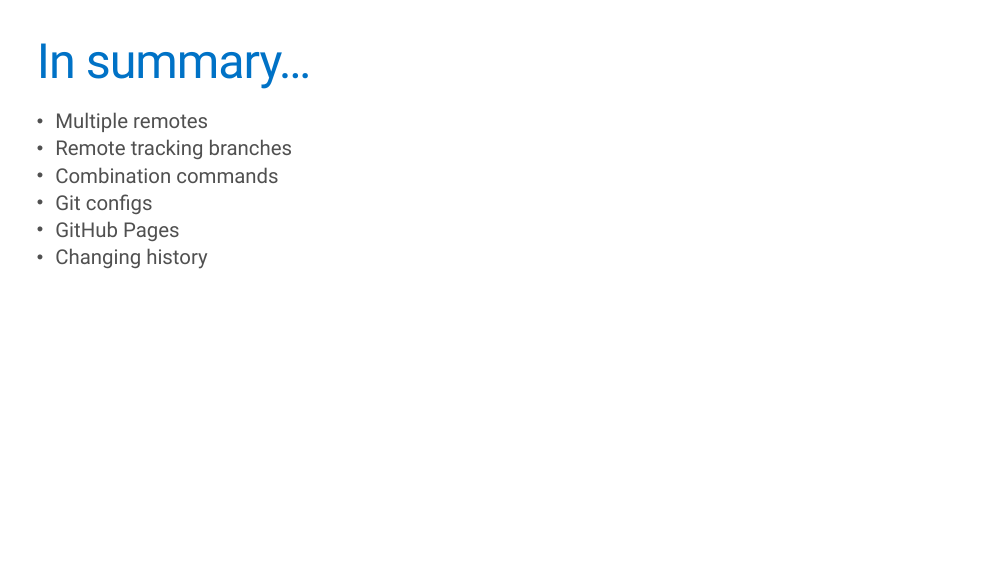
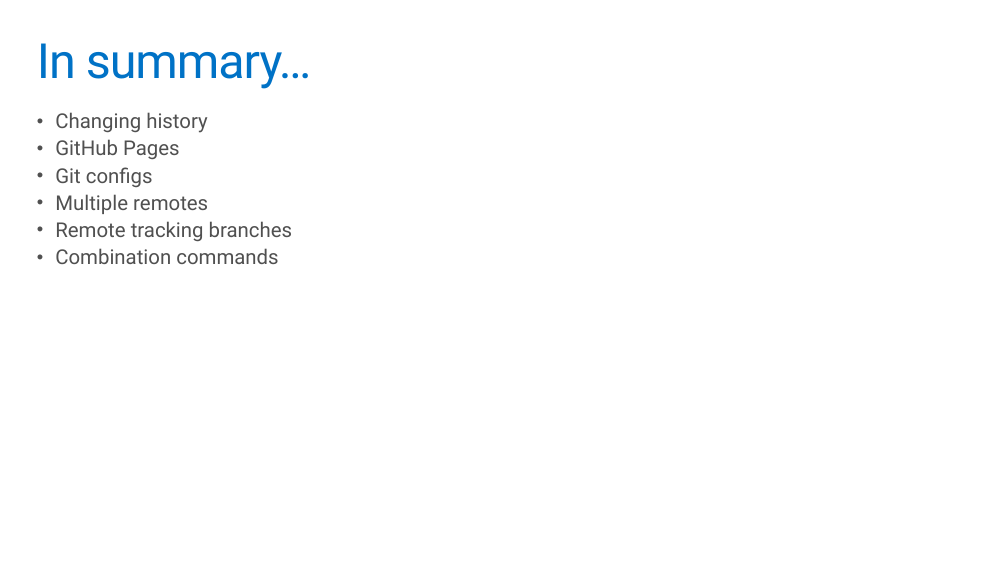
Before and after one commit to codefoster/gh-ms-mva, a slide deck: slide 21 of slides/m6final.pptx. Drawn at 1008x566 pixels with LibreOffice and Linux fonts; fonts in the diff are those of the drawing. Boxes give left, top, right and bottom in pixels: in the first picture for what was removed or moved away, otherwise in the second. Text is boxed around its words. In the diff, an @@ line names an element or a change of style, - is before the commit and + after.

```diff
--- a/slides/m6final.pptx
+++ b/slides/m6final.pptx
@@ text at (55, 112, 208, 187): paragraphs added @@
+• Changing history
+• GitHub Pages
+• Git configs
@@ text at (55, 194, 208, 269): paragraphs removed @@
-• Git configs
-• GitHub Pages
-• Changing history
```
Also in this commit, not shown: 1 other slide changed.
